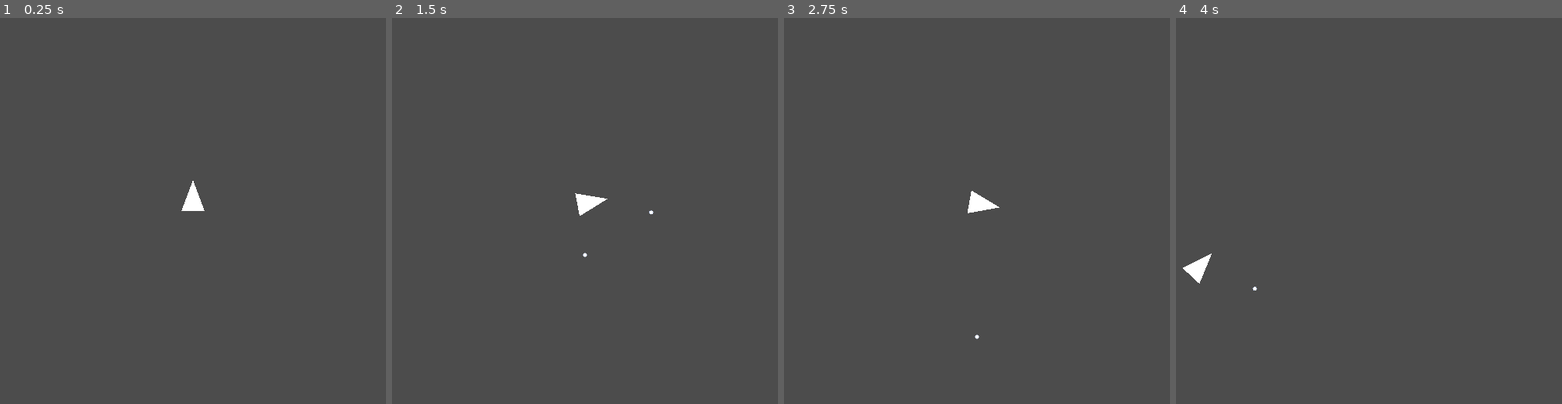
Above: before the commit, frames 1-4 (left to right).
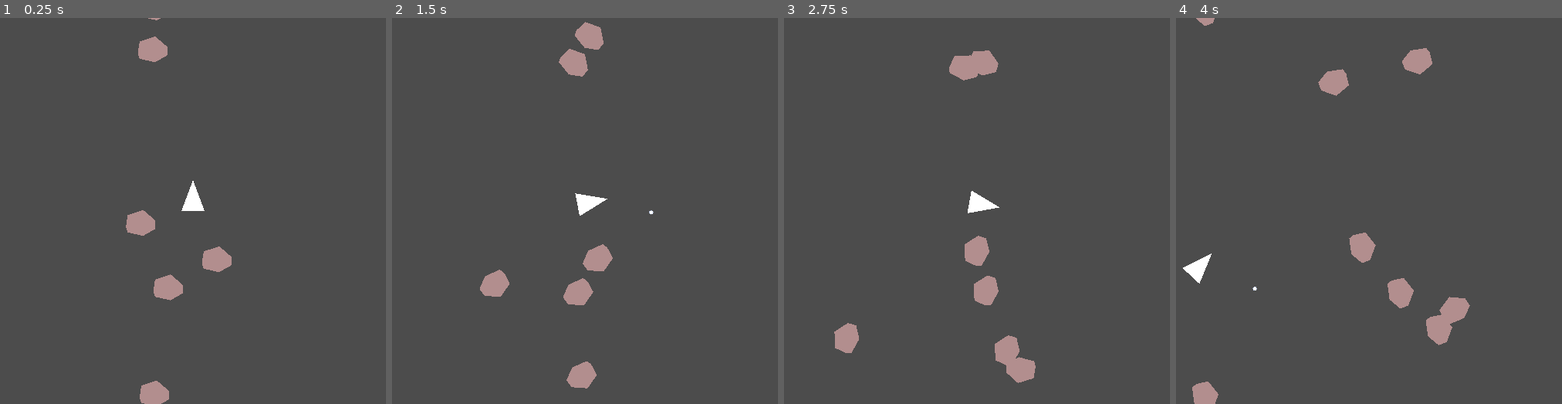
Above: after the commit, the same moments.

Repository: leddkire/godot-asteroids
Game: Godot game, scene res://StartOfGame.tscn
Same seed, same stepped clock (60 frames per second), same inputs: the game is played once before the commit and once after it.
Inputs (mouse positions are in pixels of both pictures, inside the frame that each line leads up to):
- Up to frame 1 (0.25 s): no input
- Up to frame 2 (1.5 s): move the mouse to (669, 191) at 0.52 s; hold Right (move_right) 0.53-1.28 s; hold Space (shoot_projectile) 0.53-1.28 s; click (669, 191) at 0.67 s; move the mouse to (507, 230) at 1.27 s; hold Left (move_left) from 1.28 s (still down); tap Space (shoot_projectile) at 1.35 s
- Up to frame 3 (2.75 s): move the mouse to (1015, 126) at 2.02 s; release Left (move_left) at 2.03 s; hold Right (move_right) from 2.03 s (still down); hold Space (shoot_projectile) from 2.03 s (still down)
- Up to frame 4 (4 s): move the mouse to (1349, 288) at 2.77 s; release Right (move_right) at 2.78 s; release Space (shoot_projectile) at 2.78 s; hold Up (move_up) 2.78-3.53 s; tap Space (shoot_projectile) at 2.85 s; click (1349, 288) at 2.92 s; move the mouse to (1484, 268) at 3.52 s; hold Left (move_left) from 3.53 s (still down); hold Space (shoot_projectile) from 3.53 s (still down)

The runs differ from the first frame. In frame 1, 1.9% of the frame differs, in the area x 32-60%, y 0-100%; in frame 2, 2.3%; in frame 3, 2.6%; in frame 4, 2.6%, in the area x 4-77%, y 0-100%.
Error before the commit: Invalid set index 'position' (on base: 'Node (Asteroid.gd)') with value of type 'Vector2'. (res://rules/position/AsteroidSpawningRule.gd:17)

Commit message:
Refactor asteroid spawning on main scene

Diff:
--- a/StartOfGame.gd
+++ b/StartOfGame.gd
@@ -8,15 +8,18 @@
     var entity_screen_wrap_rule : EntityScreenWrapRule = load("res://rules/screen_wrap/EntityScreenWrapRule.gd").new()
     add_child(create_ship_position_controller(entity_screen_wrap_rule))
     spawn_ship(entity_screen_wrap_rule)
-    for i in asteroids_to_spawn:
-        spawn_asteroids(entity_screen_wrap_rule)
+    spawn_asteroids()
+
+func spawn_asteroids():
+    var asteroid_spawning_rule = load("res://rules/position/AsteroidSpawningRule.gd").new()
+    for _i in asteroids_to_spawn:
+        asteroid_spawning_rule.spawn_asteroid(self)
 
 func create_ship_position_controller(wrap_rule: EntityScreenWrapRule):
     var edges : Array = get_tree().get_nodes_in_group("edges")
     assert(edges.size() == 4)
     var screenWrapController = load("res://ScreenWrapController/ScreenWrapController.gd").new(edges,wrap_rule,EntityCensus)
     return screenWrapController
-
 
 func spawn_ship(wrap_rule : EntityScreenWrapRule):
     var central_ship = get_existing_ship()
@@ -33,29 +36,6 @@
     entity.screen_id = EntityCensus.issue_new_id()
     EntityCensus.add_entity_to_census(entity)
 
-
-func calculate_position():
-    var upper_y_limit = ProjectSettings.get_setting("display/window/size/height")
-    var upper_x_limit = ProjectSettings.get_setting("display/window/size/width")
-    return Vector2(randi() % upper_x_limit, randi() % upper_y_limit)
-
-func spawn_asteroids(entity_screen_wrap_rule):
-    var asteroid_spawning_rule = load("res://rules/position/AsteroidSpawningRule.gd").new(entity_screen_wrap_rule)
-    var asteroids = asteroid_spawning_rule.spawn_asteroids()
-    var screen_id = EntityCensus.issue_new_id()
-    for asteroid in asteroids:
-        asteroid.screen_id = screen_id
-        add_child(asteroid)
-        EntityCensus.add_entity_to_census(asteroid)
-
-
-func generate_asteroid_screen_wrap_objects(scene, amount_to_instance, screen_id):
-    var objects = []
-    for object in generate_screen_wrap_objects(scene, amount_to_instance, screen_id):
-        object.size = "L"
-        objects.append(object)
-    return objects
-
 func generate_screen_wrap_objects(scene, amount_to_instance, screen_id):
     var objects = []
     for _i in amount_to_instance:
--- a/rules/position/AsteroidSpawningRule.gd
+++ b/rules/position/AsteroidSpawningRule.gd
@@ -1,10 +1,8 @@
 class_name AsteroidSpawningRule
 
 var asteroid_scene
-var entity_screen_wrap_rule
 
-func _init(entity_screen_wrap_rule: EntityScreenWrapRule):
-    self.entity_screen_wrap_rule = entity_screen_wrap_rule
+func _init():
     self.asteroid_scene = load("res://asteroids/Asteroid.tscn")
 
 func _calculate_position() -> Vector2:
@@ -12,19 +10,8 @@
     var upper_x_limit = ProjectSettings.get_setting("display/window/size/width")
     return Vector2(randi() % upper_x_limit, randi() % upper_y_limit)
 
-func spawn_asteroids() -> Array:
-    var center_asteroid = asteroid_scene.instance()
-    center_asteroid.position = _calculate_position()
-    center_asteroid.size = "L"
-    var surrounding_asteroids = generate_asteroid_screen_wrap_objects(8)
-    entity_screen_wrap_rule.reposition_around(center_asteroid, surrounding_asteroids)
-    surrounding_asteroids.append(center_asteroid)
-    return surrounding_asteroids
-
-func generate_asteroid_screen_wrap_objects(amount_to_instance):
-    var objects = []
-    for _i in range(amount_to_instance):
-        var object = asteroid_scene.instance()
-        object.size = "L"
-        objects.append(object)
-    return objects
+func spawn_asteroid(parent_node: Node) -> Asteroid:
+    var asteroid = asteroid_scene.instance()
+    parent_node.add_child(asteroid)
+    asteroid.initialize(_calculate_position(),"L")
+    return asteroid
